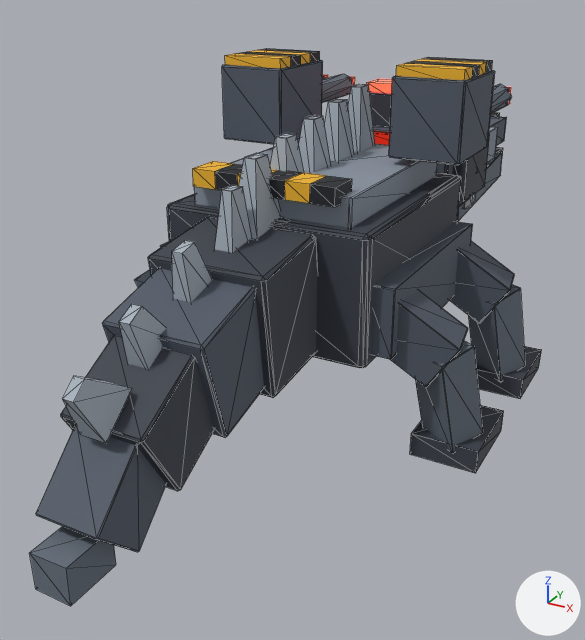
What one commit did to the glTF model public/models/pets/mecha-crocodon.glb.
Camera for both pictures: a camera (50 mm lens) standing at (1.02, -2.2, 1.25) and looking at (-0.1, -0.16, 0.23). The lights are fixed; the arrows at lower right show +X, +Y and +Z. The first picture is the older version. Mesh edges are drawn as thin lines. Where no turn or scale is listed for an object, it has been applied to the vertices. Vertices at exactly the same position are counted once.

The first picture shows 'body', 'head', 'leg.BL', 'leg.FL', 'tail' and 1 more.
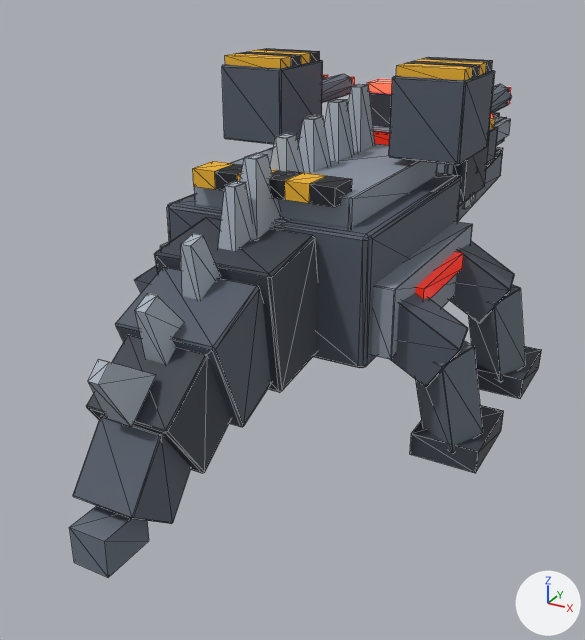
Edits to the bpy script that builds the scene:
```text
Change me_body:
    remove me_body.from_pydata(...)  # 428 vertices, 786 faces; spans x -0.374..0.374, y -0.435..0.619, z -0.014..0.68
    add me_body.from_pydata(...)  # 444 vertices, 810 faces; spans x -0.378..0.377, y -0.435..0.619, z -0.014..0.68
    me_body part 1: the loose piece of 8 vertices spanning x 0.298..0.35, y 0.578..0.619, z 0.518..0.57 is copied, and the copy is scaled about its middle by (0.918, 8, 0.921), then moved by (0.03, -0.599, -0.408), in mat_eb_emit_7d1408_26 (red #7d1408, glowing red #c12513); it spans x 0.33..0.377, y -0.163..0.162, z 0.112..0.16
    me_body part 2: 11 vertices moved from x -0.168..0.168, y 0.015..0.389, z 0.053..0.329 to x -0.168..0.167, y 0.014..0.389, z 0.053..0.329; 8 vertices added at x -0.378..-0.33, y -0.163..0.162, z 0.112..0.16
    me_body part 3: 108 faces spanning x -0.299..0.299, y -0.354..0.354, z -0.014..0.34 switch from mat_blk_3a404a (greyish blue #3a404a) to mat_blk_525a67 (greyish blue #525a67)
    me_body part 4: 88 faces spanning x -0.354..0.354, y -0.313..0.313, z 0.014..0.204 switch from mat_blk_525a67 (greyish blue #525a67) to mat_blk_8b95a2 (grey #8b95a2)
    other edits to the shape of me_body do not show in these pictures
    add me_body.materials.append(mat_eb_emit_7d1408_26)  # red #7d1408, glowing red #c12513
Change me_head:
    remove me_head.from_pydata(...)  # 384 vertices, 660 faces; spans x -0.238..0.238, y 0.007..1.04, z -0.182..0.33
    add me_head.from_pydata(...)  # 537 vertices, 918 faces; spans x -0.238..0.238, y 0.007..1.041, z -0.182..0.33
    me_head part 5: the loose piece of 8 vertices spanning x -0.075..0.074, y 0.973..1.04, z 0.048..0.116 is copied, and the copy is scaled about its middle by (0.229, 4.03, 1), then moved by (0.12, -0.15, -0.013), in mat_blk_8b95a2 (grey #8b95a2); it spans x 0.103..0.137, y 0.721..0.993, z 0.034..0.102
    me_head part 6: a new loose piece of 33 vertices spanning x -0.15..0.15, y 0.312..0.695, z 0.109..0.15
    me_head part 7: 108 faces spanning x -0.19..0.19, y 0.014..0.313, z -0.082..0.19 switch from mat_blk_525a67 (greyish blue #525a67) to mat_blk_8b95a2 (grey #8b95a2)
    me_head part 8: 44 faces spanning x -0.116..0.116, y 0.707..1.007, z 0.003..0.105 switch from mat_blk_525a67 (greyish blue #525a67) to mat_blk_66707c (greyish blue #66707c)
    me_head part 9: 44 faces spanning x -0.163..0.163, y 0.299..0.707, z -0.007..0.116 switch from mat_blk_8b95a2 (grey #8b95a2) to mat_blk_525a67 (greyish blue #525a67)
    other edits to the shape of me_head do not show in these pictures
    add me_head.materials.append(mat_blk_f0b429)  # orange #f0b429
    add me_head.materials.append(mat_eb_emit_ff3524_36)  # red #ff3524, glowing red #ff3524
Change me_tail:
    remove me_tail.from_pydata(...)  # 144 vertices, 252 faces; spans x -0.163..0.163, y -0.871..-0.018, z -0.387..0.286
    add me_tail.from_pydata(...)  # 148 vertices, 260 faces; spans x -0.163..0.163, y -0.762..-0.017, z -0.4..0.293
    me_tail part 10: the loose piece of 16 vertices spanning x -0.034..0.034, y -0.238..-0.116, z 0.041..0.286 is scaled about its middle by (1, 0.998, 1.06), then moved by (0.0, 0.014, 0.0)
    me_tail part 11: the loose piece of 8 vertices spanning x -0.048..0.048, y -0.871..-0.735, z -0.387..-0.293 is moved by (0.0, 0.109, -0.014)
    me_tail part 12: the loose piece of 24 vertices spanning x -0.163..0.163, y -0.309..-0.018, z -0.191..0.163 is rebuilt with 24 vertices and now spans x -0.163..0.163, y -0.282..-0.017, z -0.19..0.163
    me_tail part 13: the loose piece of 24 vertices spanning x -0.082..0.082, y -0.814..-0.56, z -0.365..-0.111 is rebuilt with 24 vertices and now spans x -0.082..0.082, y -0.71..-0.474, z -0.371..-0.132
    me_tail part 14: the loose piece of 24 vertices spanning x -0.136..0.136, y -0.513..-0.221, z -0.215..0.106 is rebuilt with 24 vertices and now spans x -0.136..0.136, y -0.471..-0.182, z -0.225..0.102
    me_tail part 15: the loose piece of 24 vertices spanning x -0.109..0.109, y -0.691..-0.397, z -0.276..0.018 is rebuilt with 24 vertices and now spans x -0.109..0.109, y -0.615..-0.337, z -0.285..-0.001
    me_tail part 16: the loose piece of 8 vertices spanning x -0.034..0.034, y -0.766..-0.622, z -0.106..0.041 is rebuilt with 8 vertices and now spans x -0.034..0.034, y -0.696..-0.543, z -0.111..0.046
    me_tail part 17: the loose piece of 8 vertices spanning x -0.034..0.034, y -0.402..-0.27, z -0.01..0.206 is rebuilt with 12 vertices and now spans x -0.034..0.034, y -0.37..-0.235, z -0.018..0.212
    me_tail part 18: the loose piece of 8 vertices spanning x -0.034..0.034, y -0.59..-0.439, z -0.059..0.123 is rebuilt with 8 vertices and now spans x -0.034..0.034, y -0.539..-0.381, z -0.065..0.129
```

Location of each change, [x1, y1, x2, y2] in pixels of the pictures (585 x 640 px; the box of a moved part takes in the faces that stretch with it):
'tail', reshaped (14% narrower)
    before: [30, 185, 317, 606]
    after: [69, 181, 317, 578]
'head', reshaped
    before: [367, 79, 507, 221]
    after: [367, 79, 511, 221]
part 1 of me_body, added (red)
    after: [416, 251, 464, 299]
part 2 of me_body, moved or reshaped
    both: [325, 87, 373, 161]
part 3 of me_body, recoloured
    both: [167, 173, 461, 368]
part 4 of me_body, recoloured
    both: [160, 221, 473, 359]
part 5 of me_head, added
    after: [494, 118, 511, 142]
part 6 of me_head, added (mostly hidden)
    after: [489, 118, 495, 130]
part 7 of me_head, recoloured
    both: [373, 125, 467, 206]
part 8 of me_head, recoloured
    both: [492, 116, 507, 145]
part 9 of me_head, recoloured (grey to greyish blue)
    both: [487, 127, 498, 163]
part 10 of me_tail, moved or reshaped
    before: [215, 185, 252, 253]
    after: [218, 181, 252, 251]
part 11 of me_tail, moved or reshaped
    before: [30, 526, 116, 606]
    after: [69, 506, 149, 578]
part 12 of me_tail, rebuilt
    before: [148, 217, 317, 398]
    after: [154, 218, 317, 392]
part 13 of me_tail, rebuilt (9% narrower, 14% shorter)
    before: [36, 426, 166, 552]
    after: [73, 416, 191, 524]
part 14 of me_tail, rebuilt
    before: [102, 268, 264, 438]
    after: [115, 267, 271, 427]
part 15 of me_tail, rebuilt (11% shorter)
    before: [61, 335, 214, 491]
    after: [86, 335, 231, 473]
part 16 of me_tail, rebuilt
    before: [63, 376, 132, 443]
    after: [88, 359, 156, 427]
part 17 of me_tail, rebuilt (6% taller)
    before: [172, 240, 212, 302]
    after: [181, 234, 220, 300]
part 18 of me_tail, rebuilt (9% taller)
    before: [119, 304, 166, 370]
    after: [135, 293, 184, 365]
